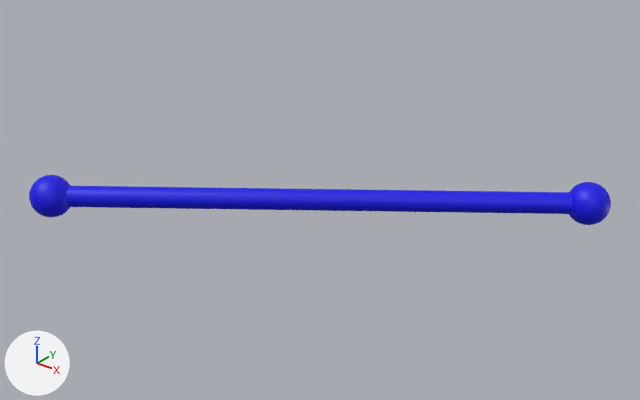
The glTF model models/gor_level/model.glb as it was, and as the next commit left it.
Camera for both pictures: a 50 mm camera at (0.34, -4.65, 3.3) aimed at (-1.99, -1.74, 1.5). The axes (+X, +Y, +Z) are drawn at lower left. The lights are the same throughout. Where no turn or scale is listed for an object, it has been applied to the vertices.

In view in the first picture: 'A', 'B', '_path.001'.
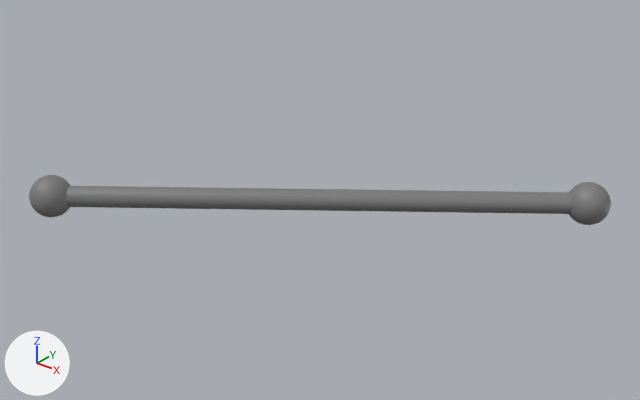
The change, as a diff of the scene's bpy script:
```diff
--- a/models/gor_level/model.glb.py
+++ b/models/gor_level/model.glb.py
@@ mat_ab @@
 mat_ab = principled_material('AB')
-mat_ab.base_color = (0.0, 0.0, 0.8)  # blue #0000e7
+mat_ab.base_color = (0.2, 0.2, 0.2)  # grey #7c7c7c
```

Location of each change, [x1, y1, x2, y2] in pixels of the pictures (640 x 400 px):
'_path.001', recoloured (blue to grey)
    both: [66, 186, 572, 214]
'A', recoloured (blue to grey)
    both: [569, 182, 611, 225]
'B', recoloured (blue to grey)
    both: [29, 175, 70, 217]
